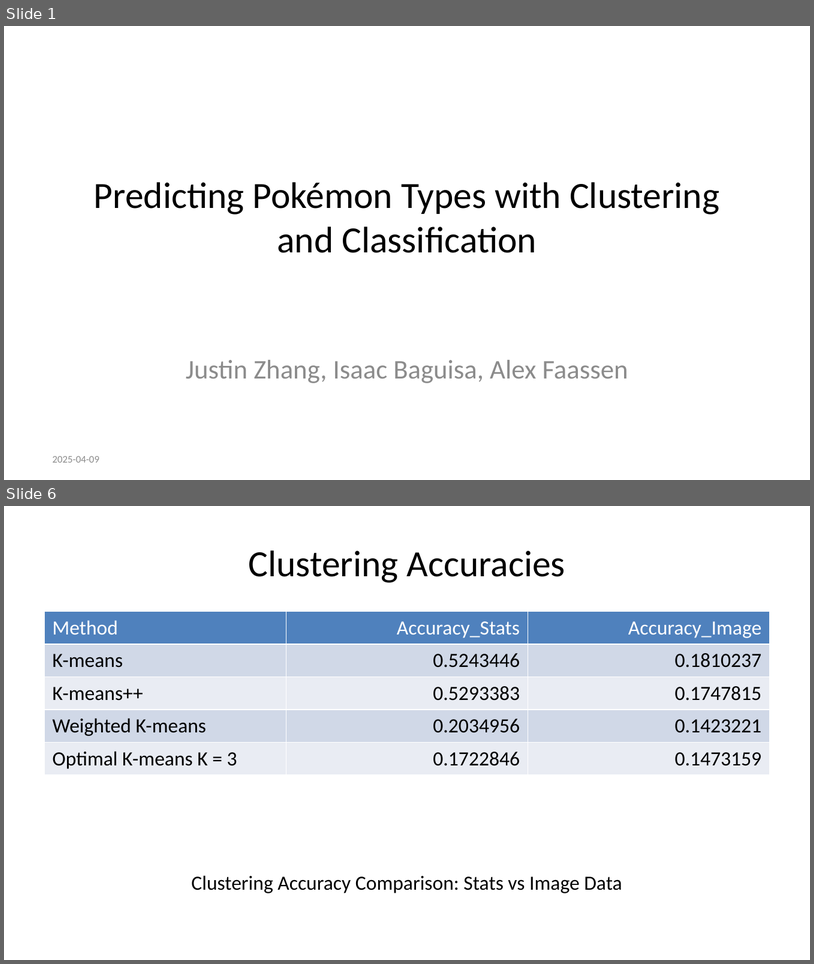
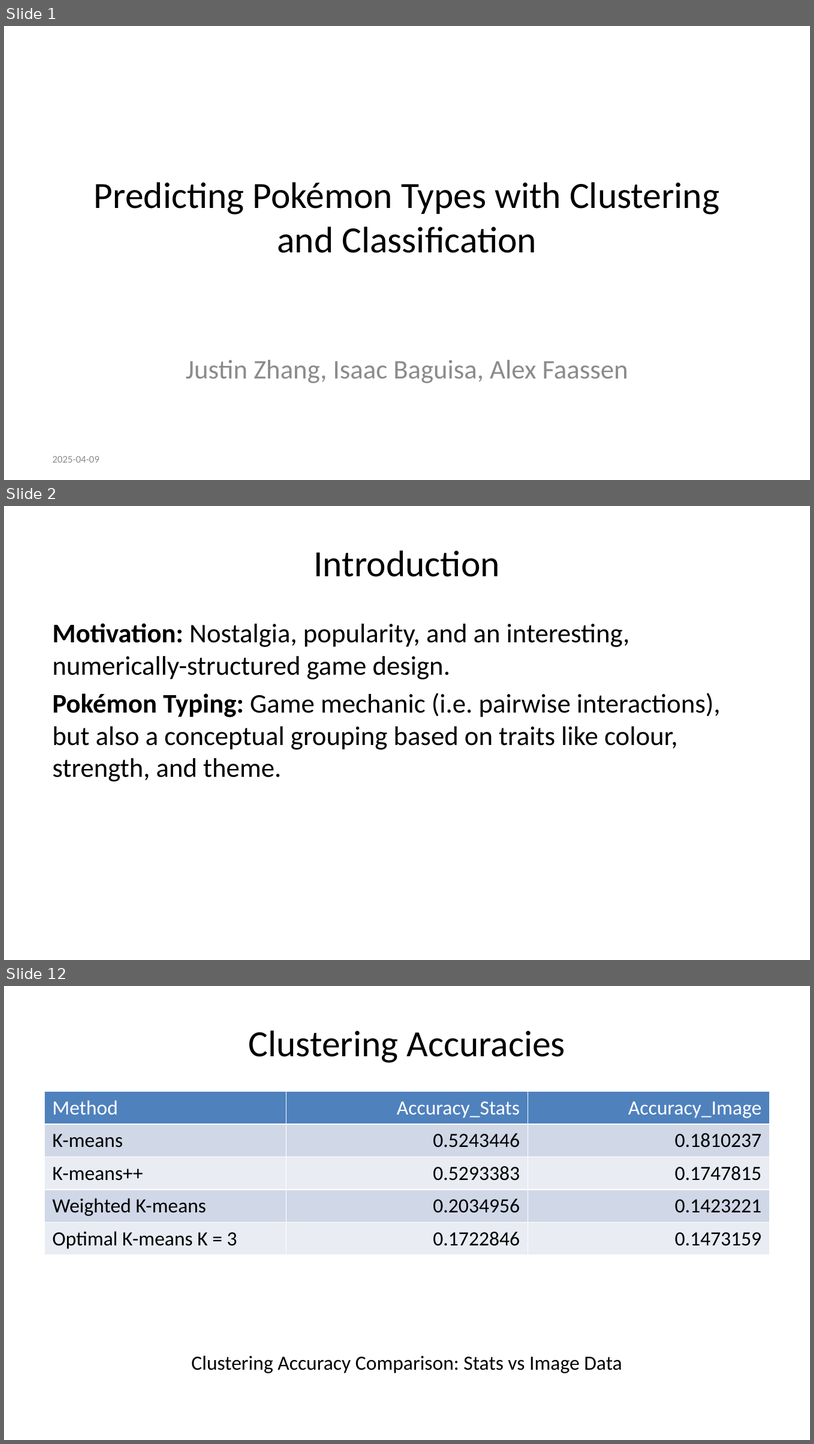
Before and after one commit to alexfaassen/STA2201, a slide deck: Presentation.pptx. Shown one above the other, each under a label of ours: slides 1 and 6 before the commit, slides 1, 2 and 12 after it; the slides between them are not shown. The pictures are 814x964 and 814x1444 pixels, drawn with LibreOffice and Linux fonts; fonts in the diff are those of the drawing. Boxes give left, top, right and bottom in pixels: in the first picture for what was removed or moved away, otherwise in the second. Text is boxed around its words. In the diff, an @@ line names an element or a change of style, - is before the commit and + after.

```diff
--- a/Presentation.pptx
+++ b/Presentation.pptx
@@ slide 2 added at [4, 506, 810, 960], background #FFFFFF @@
@@ title added at [314, 550, 500, 577], 33 pt, text #000000 @@
+Introduction
@@ text added at [53, 623, 721, 781], 24 pt, text #000000 @@
+Motivation: Nostalgia, popularity, and an interesting, numerically-structured game design.
+Pokémon Typing: Game mechanic (i.e. pairwise interactions), but also a conceptual grouping based on traits like colour, strength, and theme.
@@ what was slide 6 is now slide 12 @@
```
Also in this commit, not shown: 1 slide changed, 7 other slides added, 2 slides removed, 3 other files.
